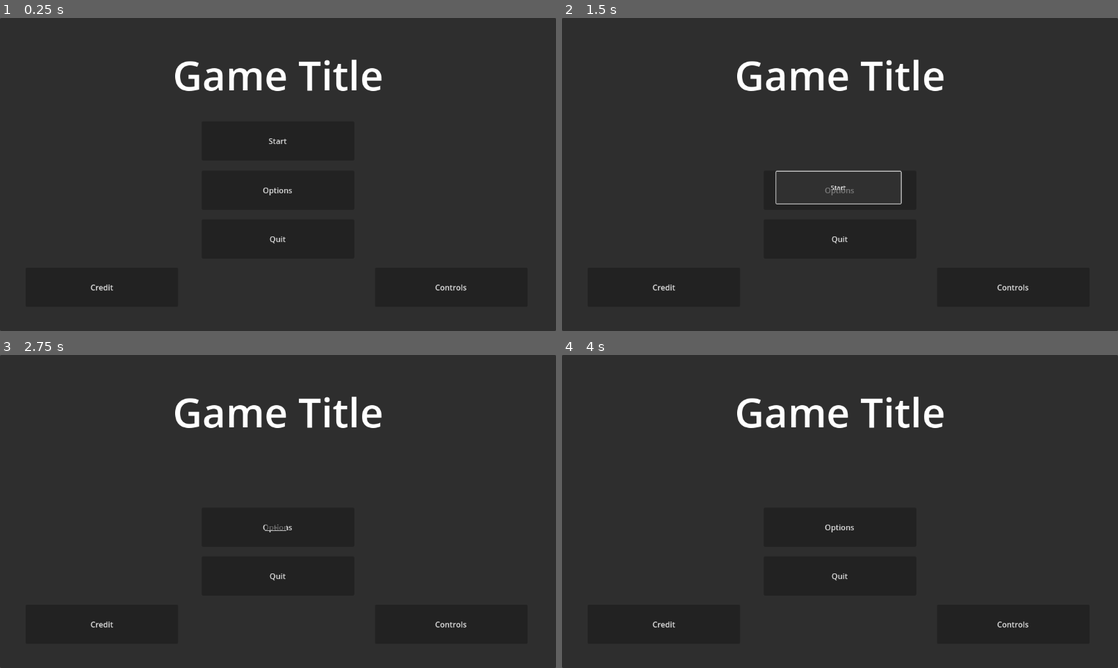
Above: before the commit, frames 1-4 (two rows, left to right).
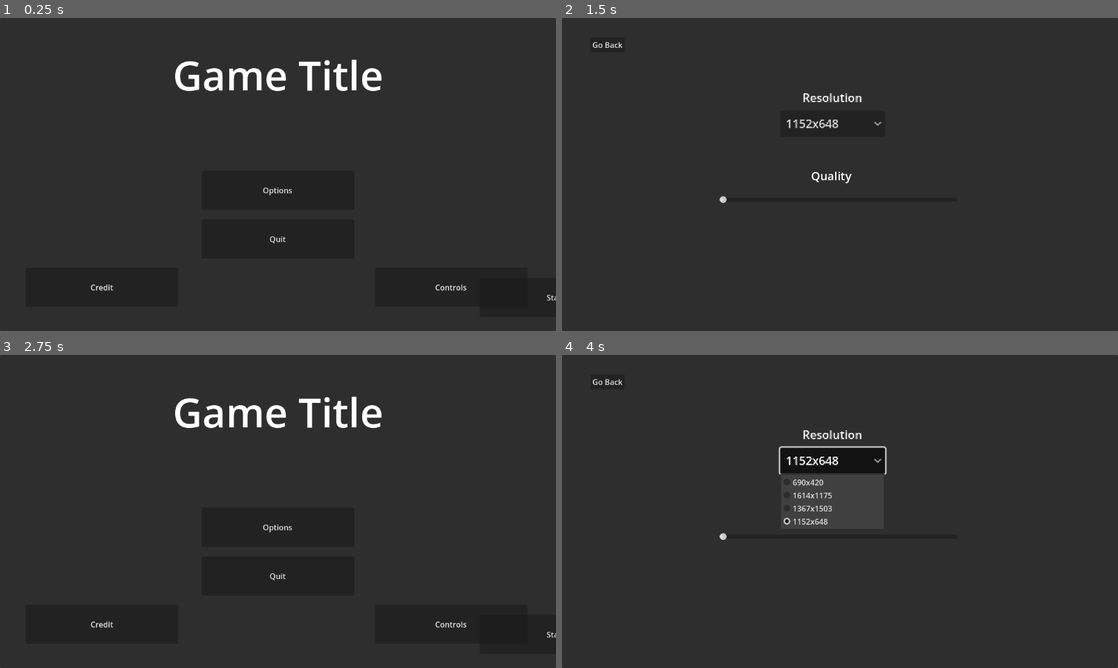
Above: after the commit, the same moments.

Repository: Benjamin-Fever/Global-Game-Jam-2024
Game: Godot game, scene res://start_menu.tscn
Two runs of this game, one before a commit and one after it. Both use one fixed random seed, a clock stepped at 60 frames per second and the inputs below.
Inputs (mouse positions are in pixels of both pictures, inside the frame that each line leads up to):
- Up to frame 1 (0.25 s): no input
- Up to frame 2 (1.5 s): click (840, 140) at 0.5 s, where only the run before the commit has a clickable "Start"; click (834, 177) at 1.25 s, where only the run before the commit has a clickable "Start"
- Up to frame 3 (2.75 s): click (44, 383) at 2 s, where only the run after the commit has a clickable "Go Back"
- Up to frame 4 (4 s): click (840, 527) at 2.75 s, where only the run before the commit has a clickable "Start"; click (834, 461) at 3.5 s, where only the run after the commit has a clickable "1152x648"

The runs differ from the first frame. In frame 1, less than 0.1% of the frame differs, in the area x 48-100%, y 38-91%; in frame 2, 2.3%; in frame 3, less than 0.1%; in frame 4, 4.8%, in the area x 5-84%, y 7-88%.

Commit message:
even_more scene

Diff:
--- a/even_more.tscn
+++ b/even_more.tscn
@@ -1,9 +1,240 @@
-[gd_scene format=3 uid="uid://dussan2tby548"]
-
-[node name="Even More" type="Control"]
+[gd_scene load_steps=2 format=3 uid="uid://dussan2tby548"]
+
+[ext_resource type="Script" path="res://even_more_options.gd" id="1_eauyq"]
+
+[node name="Even More" type="Control" node_paths=PackedStringArray("syncNode", "syncPosNode")]
 layout_mode = 3
 anchors_preset = 15
 anchor_right = 1.0
 anchor_bottom = 1.0
 grow_horizontal = 2
 grow_vertical = 2
+script = ExtResource("1_eauyq")
+syncNode = [NodePath("size"), NodePath("volume"), NodePath("pitch"), NodePath("Quality"), NodePath("VSync"), NodePath("ColorRect")]
+syncPosNode = [NodePath("sizePos"), NodePath("volumePos"), NodePath("pitchPos"), NodePath("qualityPos"), NodePath("vSyncPos"), NodePath("rectPos")]
+
+[node name="size" type="HSlider" parent="."]
+layout_mode = 1
+anchors_preset = 8
+anchor_left = 0.5
+anchor_top = 0.5
+anchor_right = 0.5
+anchor_bottom = 0.5
+offset_left = -467.0
+offset_top = -226.0
+offset_right = -67.0
+offset_bottom = -201.0
+grow_horizontal = 2
+grow_vertical = 2
+pivot_offset = Vector2(8, 8)
+min_value = 1.0
+max_value = 50.0
+step = 0.1
+value = 1.0
+
+[node name="Label" type="Label" parent="size"]
+layout_mode = 0
+offset_left = 190.0
+offset_top = -58.0
+offset_right = 274.0
+offset_bottom = -24.0
+theme_override_font_sizes/font_size = 24
+text = "Size"
+
+[node name="volume" type="HSlider" parent="."]
+layout_mode = 1
+anchors_preset = 8
+anchor_left = 0.5
+anchor_top = 0.5
+anchor_right = 0.5
+anchor_bottom = 0.5
+offset_left = 65.0
+offset_top = -94.0
+offset_right = 465.0
+offset_bottom = -69.0
+grow_horizontal = 2
+grow_vertical = 2
+pivot_offset = Vector2(2, 7)
+
+[node name="Label" type="Label" parent="volume"]
+layout_mode = 0
+offset_left = 190.0
+offset_top = -58.0
+offset_right = 274.0
+offset_bottom = -24.0
+theme_override_font_sizes/font_size = 24
+text = "Volume"
+
+[node name="pitch" type="HSlider" parent="."]
+layout_mode = 1
+anchors_preset = 8
+anchor_left = 0.5
+anchor_top = 0.5
+anchor_right = 0.5
+anchor_bottom = 0.5
+offset_left = -474.0
+offset_top = -18.0
+offset_right = -74.0
+offset_bottom = 7.0
+grow_horizontal = 2
+grow_vertical = 2
+pivot_offset = Vector2(3, 11)
+
+[node name="Label" type="Label" parent="pitch"]
+layout_mode = 0
+offset_left = 190.0
+offset_top = -58.0
+offset_right = 274.0
+offset_bottom = -24.0
+theme_override_font_sizes/font_size = 24
+text = "Pitch"
+
+[node name="Quality" type="HSlider" parent="."]
+layout_mode = 1
+anchors_preset = 8
+anchor_left = 0.5
+anchor_top = 0.5
+anchor_right = 0.5
+anchor_bottom = 0.5
+offset_left = -18.0
+offset_top = 91.0
+offset_right = 382.0
+offset_bottom = 116.0
+grow_horizontal = 2
+grow_vertical = 2
+pivot_offset = Vector2(3, 7)
+
+[node name="Label" type="Label" parent="Quality"]
+layout_mode = 0
+offset_left = 190.0
+offset_top = -58.0
+offset_right = 274.0
+offset_bottom = -24.0
+theme_override_font_sizes/font_size = 24
+text = "Quality"
+
+[node name="VSync" type="CheckBox" parent="."]
+offset_left = 581.0
+offset_top = 481.0
+offset_right = 605.0
+offset_bottom = 505.0
+scale = Vector2(0.33, 0.33)
+pivot_offset = Vector2(0, 11.8459)
+disabled = true
+
+[node name="Label" type="Label" parent="VSync"]
+layout_mode = 0
+offset_left = -43.0
+offset_top = -1.0
+offset_right = 3.0
+offset_bottom = 22.0
+text = "VSync"
+
+[node name="Start Button" type="Button" parent="."]
+layout_mode = 1
+anchors_preset = 8
+anchor_left = 0.5
+anchor_top = 0.5
+anchor_right = 0.5
+anchor_bottom = 0.5
+offset_left = -530.0
+offset_top = 176.0
+offset_right = -213.919
+offset_bottom = 257.011
+grow_horizontal = 2
+grow_vertical = 2
+text = "Start"
+
+[node name="ColorRect" type="ColorRect" parent="."]
+layout_mode = 0
+offset_left = 19.0
+offset_top = 479.0
+offset_right = 396.0
+offset_bottom = 612.0
+color = Color(0.580392, 0, 0, 1)
+
+[node name="sizePos" type="Control" parent="."]
+layout_mode = 1
+anchors_preset = 8
+anchor_left = 0.5
+anchor_top = 0.5
+anchor_right = 0.5
+anchor_bottom = 0.5
+offset_left = -20.0
+offset_top = -209.0
+offset_right = 20.0
+offset_bottom = -169.0
+grow_horizontal = 2
+grow_vertical = 2
+
+[node name="volumePos" type="Control" parent="."]
+layout_mode = 1
+anchors_preset = 8
+anchor_left = 0.5
+anchor_top = 0.5
+anchor_right = 0.5
+anchor_bottom = 0.5
+offset_left = -20.0
+offset_top = -93.0
+offset_right = 20.0
+offset_bottom = -53.0
+grow_horizontal = 2
+grow_vertical = 2
+
+[node name="pitchPos" type="Control" parent="."]
+layout_mode = 1
+anchors_preset = 8
+anchor_left = 0.5
+anchor_top = 0.5
+anchor_right = 0.5
+anchor_bottom = 0.5
+offset_left = -20.0
+offset_top = -6.0
+offset_right = 20.0
+offset_bottom = 34.0
+grow_horizontal = 2
+grow_vertical = 2
+
+[node name="qualityPos" type="Control" parent="."]
+layout_mode = 1
+anchors_preset = 8
+anchor_left = 0.5
+anchor_top = 0.5
+anchor_right = 0.5
+anchor_bottom = 0.5
+offset_left = -20.0
+offset_top = 85.0
+offset_right = 20.0
+offset_bottom = 125.0
+grow_horizontal = 2
+grow_vertical = 2
+
+[node name="vSyncPos" type="Control" parent="."]
+layout_mode = 1
+anchors_preset = 8
+anchor_left = 0.5
+anchor_top = 0.5
+anchor_right = 0.5
+anchor_bottom = 0.5
+offset_left = -20.0
+offset_top = 164.0
+offset_right = 20.0
+offset_bottom = 204.0
+grow_horizontal = 2
+grow_vertical = 2
+
+[node name="rectPos" type="Control" parent="."]
+layout_mode = 1
+anchors_preset = 8
+anchor_left = 0.5
+anchor_top = 0.5
+anchor_right = 0.5
+anchor_bottom = 0.5
+offset_left = -20.0
+offset_top = 259.0
+offset_right = 20.0
+offset_bottom = 299.0
+grow_horizontal = 2
+grow_vertical = 2
+
+[connection signal="pressed" from="VSync" to="." method="_on_v_sync_pressed"]
--- /dev/null
+++ b/even_more_options.gd
@@ -0,0 +1,21 @@
+extends Control
+
+@onready var sizeSlider : HSlider = $size
+@onready var vSync : CheckBox = $VSync
+@export var syncNode : Array[Control] = []
+@export var syncPosNode : Array[Control] = []
+
+func _process(delta):
+	vSync.scale = Vector2(0.1 * sizeSlider.value, 0.1 * sizeSlider.value)
+	if (vSync.scale.x >= 1 and !vSync.button_pressed):
+		vSync.disabled = false
+
+
+
+
+
+
+func _on_v_sync_pressed():
+	vSync.disabled = true
+	for i in range(0, syncNode.size()):
+		syncNode[i].position = syncPosNode[i].position
--- a/start_menu.tscn
+++ b/start_menu.tscn
@@ -123,10 +123,10 @@
 anchor_top = 0.5
 anchor_right = 0.5
 anchor_bottom = 0.5
-offset_left = -158.04
-offset_top = -110.05
-offset_right = 158.041
-offset_bottom = -29.039
+offset_left = 417.96
+offset_top = 213.95
+offset_right = 734.041
+offset_bottom = 294.961
 grow_horizontal = 2
 grow_vertical = 2
 text = "Start"
